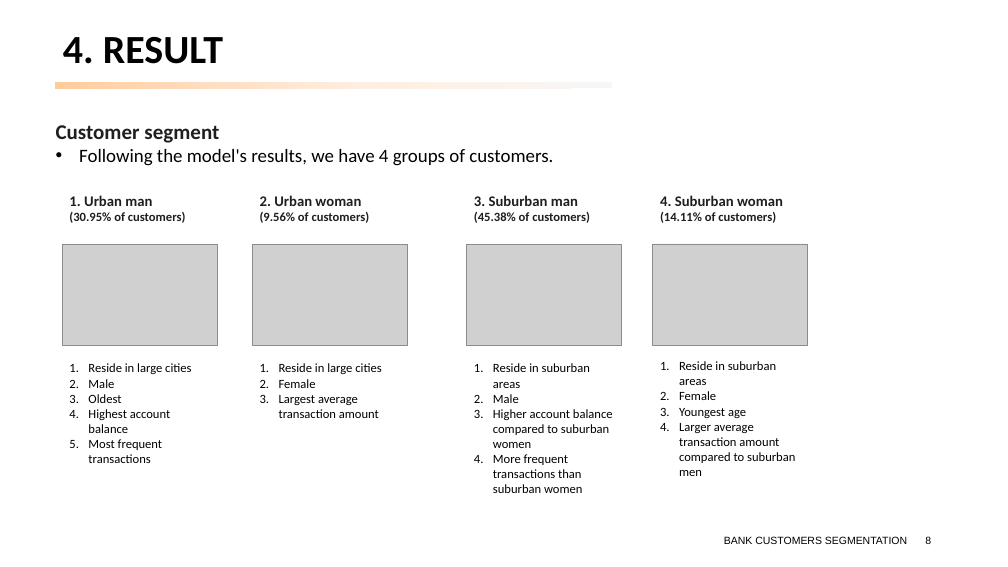
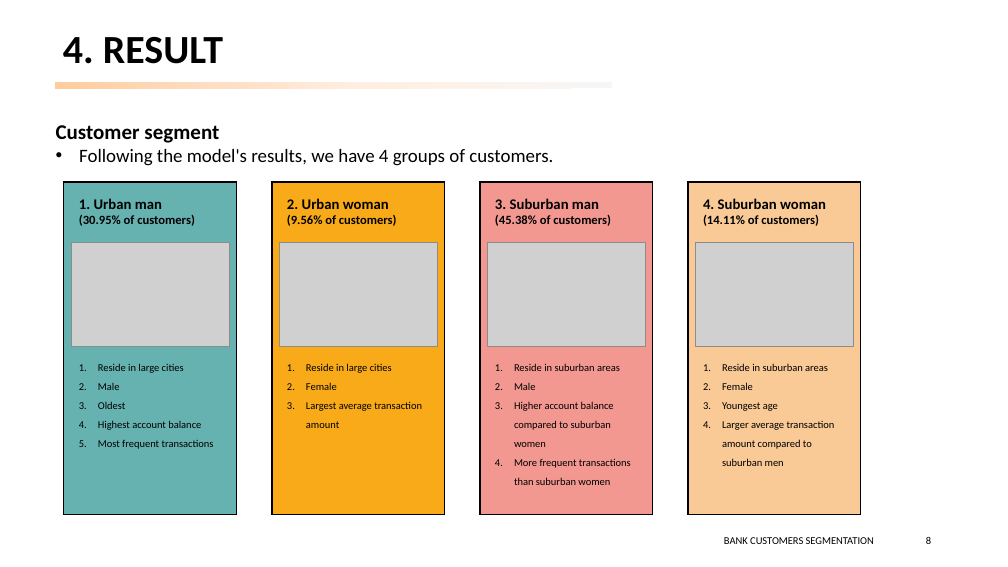
Before and after one commit to peerapat-t/Banking-customer-segmentation, a slide deck: slide 8 of banking customer segmentation.pptx. Drawn at 1008x567 pixels with LibreOffice and Linux fonts; fonts in the diff are those of the drawing; grey boxes stand for pictures. Boxes give left, top, right and bottom in pixels: in the first picture for what was removed or moved away, otherwise in the second. Text is boxed around its words. In the diff, an @@ line names an element or a change of style, - is before the commit and + after.

```diff
--- a/banking customer segmentation.pptx
+++ b/banking customer segmentation.pptx
@@ text at [56, 125, 219, 143]: text colour #1F1F1F to #000000 in "Customer segment" @@
@@ rectangle added at [64, 182, 236, 515], fill #66B2B0, outline #000000 1.5 pt @@
@@ text "1. Urban man (30.95% of ...": place and size @@
-text "1. Urban man (30.95% of ..." at [69, 195, 186, 223]
+text "1. Urban man (30.95% of ..." at [79, 198, 195, 226]
@@ rectangle added at [271, 182, 444, 515], fill #F9AA19, outline #000000 1.5 pt @@
@@ text "2. Urban woman (9.56% of ...": place and size @@
-text "2. Urban woman (9.56% of ..." at [260, 195, 370, 223]
+text "2. Urban woman (9.56% of ..." at [287, 198, 397, 226]
@@ rectangle added at [480, 182, 653, 515], fill #F39891, outline #000000 1.5 pt @@
@@ text "3. Suburban man (45.38% of ...": place and size @@
-text "3. Suburban man (45.38% of ..." at [474, 195, 590, 223]
+text "3. Suburban man (45.38% of ..." at [495, 198, 611, 226]
@@ rectangle added at [688, 182, 861, 515], fill #F9C996, outline #000000 1.5 pt @@
@@ text colour #1F1F1F to #000000 in 4 elements at [79, 198, 195, 226], [495, 198, 611, 226], [287, 198, 397, 226], [703, 198, 826, 226] @@
@@ text "4. Suburban woman (14.11% of ...": place and size @@
-text "4. Suburban woman (14.11% of ..." at [660, 195, 783, 223]
+text "4. Suburban woman (14.11% of ..." at [703, 198, 826, 226]
@@ picture: place and size @@
-picture at [62, 244, 217, 346]
+picture at [71, 243, 229, 346]
@@ picture: place and size @@
-picture at [253, 244, 408, 346]
+picture at [280, 243, 438, 346]
@@ picture: place and size @@
-picture at [467, 244, 622, 346]
+picture at [488, 243, 646, 346]
@@ picture: place and size @@
-picture at [653, 244, 808, 346]
+picture at [696, 243, 854, 346]
@@ text "Reside in large cities": place and size @@
-text "Reside in large cities" at [88, 363, 191, 463]
+text "Reside in large cities" at [98, 363, 214, 449]
@@ size 12 to 10 pt; line spacing 1 to 1.5 in 4 elements at [514, 363, 631, 485], [98, 363, 214, 449], [722, 363, 835, 466], [306, 363, 422, 428] @@
@@ text "Reside in large cities": place and size @@
-text "Reside in large cities" at [279, 363, 381, 418]
+text "Reside in large cities" at [306, 363, 422, 428]
@@ text "Reside in suburban areas": place and size @@
-text "Reside in suburban areas" at [493, 363, 613, 493]
+text "Reside in suburban areas" at [514, 363, 631, 485]
@@ text "Reside in suburban areas": place and size @@
-text "Reside in suburban areas" at [679, 361, 795, 476]
+text "Reside in suburban areas" at [722, 363, 835, 466]
@@ page number at [926, 537, 931, 544]: font Arial to Calibri @@
@@ text "BANK CUSTOMERS SEGMENTATION" at [724, 537, 874, 544]: font Arial to Calibri @@
```
Also in this commit, not shown: 17 other slides changed, 1 other file.
